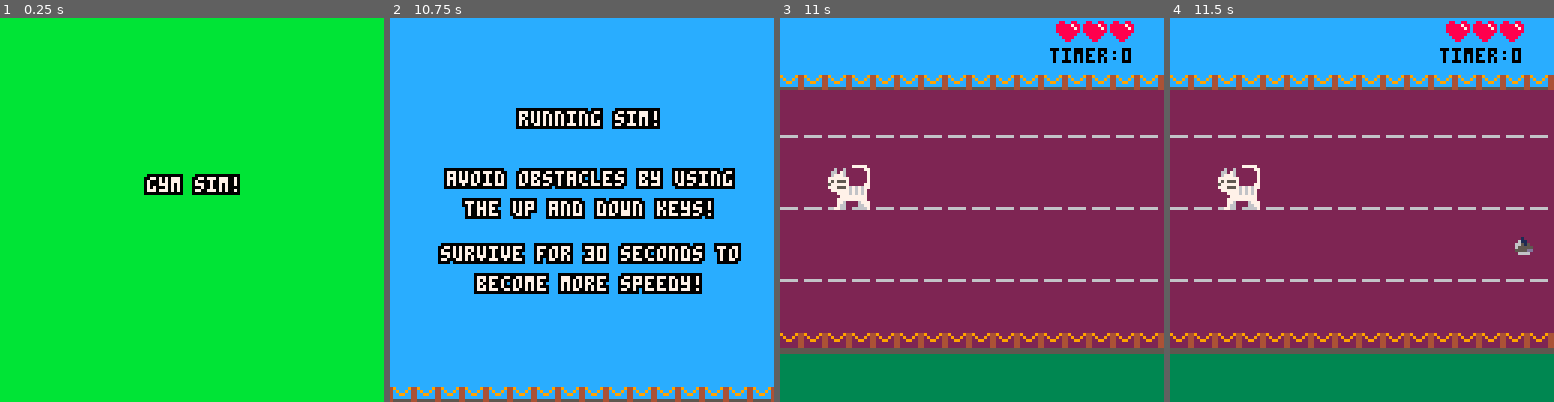
Above: before the commit, frames 1-4 (left to right).
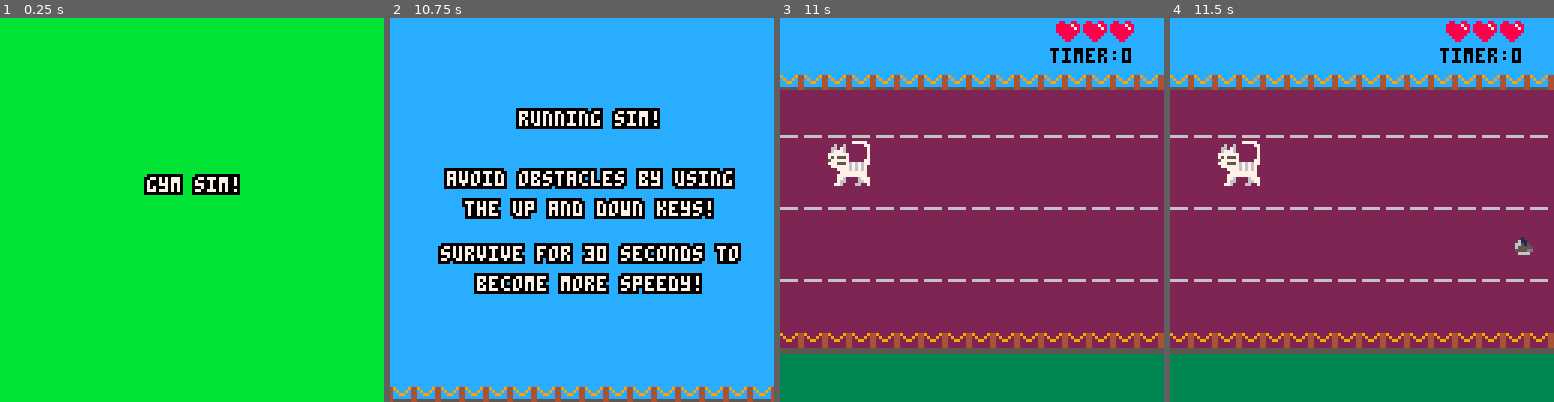
Above: after the commit, the same moments.

Repository: MarkNickerson/GymSim
Game: PICO-8 cartridge gymsim.p8
The game is run twice, just before and just after one commit, with the same random seed, the same clock (stepped at 60 frames per second) and the same inputs.
Inputs:
- Up to frame 1 (0.25 s): no input
- Up to frame 2 (10.75 s): tap X (X key) at 0.33, 0.7, 1.43, 2.58, 3.1, 3.62, 4.13, 4.65, 5.17, 5.68, 6.2, 6.72, 7.23, 7.75, 8.27, 8.78, 9.3, 9.82, 10.33 s; tap O (Z key) at 1.07, 1.8, 2.43, 3.07, 3.7, 4.33, 4.97, 5.6, 6.23, 6.87, 7.5, 8.13, 8.77, 9.4, 10.03, 10.67 s; hold Right 2.33-3.33 s; hold Right 3.38-4.22 s; hold Up 4.27-4.67 s; hold Right 4.72-5.72 s; hold Down 5.77-6.1 s; hold Left 6.15-6.98 s; hold Right 7.03-8.03 s; hold Right 8.08-8.92 s; hold Up 8.97-9.37 s; hold Right 9.42-10.42 s; hold Down from 10.47 s (still down)
- Up to frame 3 (11 s): release Down at 10.8 s; tap X (X key) at 10.85 s; hold Left from 10.85 s (still down)
- Up to frame 4 (11.5 s): keep holding Left; tap O (Z key) at 11.3 s; tap X (X key) at 11.37 s

Frames 1-2 are identical in both runs. In frame 3, 1.2% of the frame differs, in the area x 12-24%, y 32-50%; in frame 4, 1.2%.

Commit message:
Altered jim's positioning on running game

Diff:
--- a/gymsim.p8
+++ b/gymsim.p8
@@ -564,7 +564,7 @@
   foreach(trash, draw_obs)
   draw_hearts()
   -- spr(1, player.x, player.y)
-  draw_player_small(player.x, player.y)
+  draw_player_small(player.x, player.y-8)
   --debug()
 end
 
